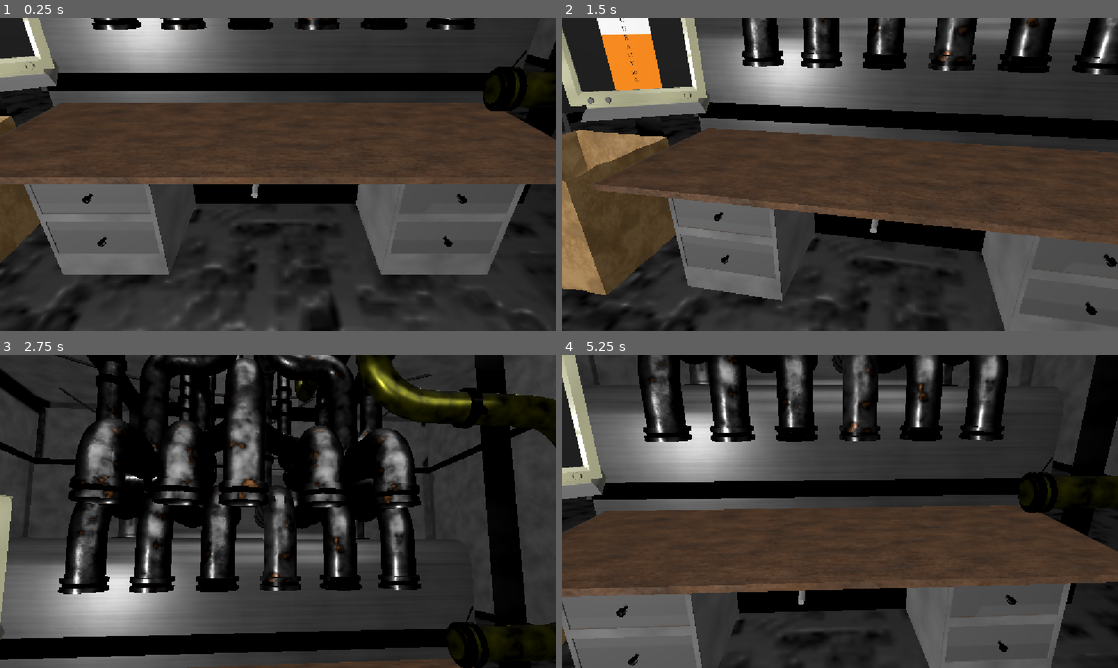
Above: before the commit, frames 1-4 (two rows, left to right).
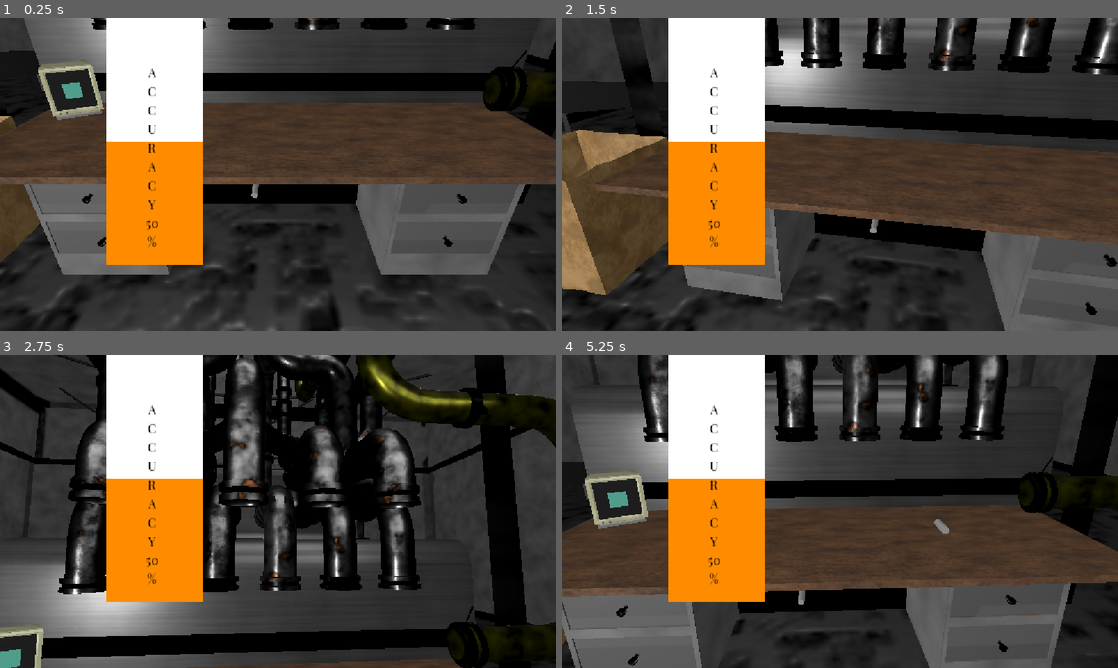
Above: after the commit, the same moments.

Repository: PortalGolem/BrackeysGameJam20262
Game: Godot game, scene res://Scenes/TableSpace.tscn
The game is run twice, just before and just after one commit, with the same random seed, the same clock (stepped at 60 frames per second) and the same inputs.
Inputs (mouse positions are in pixels of both pictures, inside the frame that each line leads up to):
- Up to frame 1 (0.25 s): no input
- Up to frame 2 (1.5 s): tap Enter at 0.5 s; move the mouse to (962, 158) at 0.52 s; hold Right (ui_right) 0.53-1.28 s; click (962, 158) at 0.6 s; tap Space at 1.25 s; move the mouse to (728, 190) at 1.27 s; hold Down (ui_down) from 1.28 s (still down); click (728, 190) at 1.35 s
- Up to frame 3 (2.75 s): tap Enter at 2 s; move the mouse to (333, 442) at 2.02 s; release Down (ui_down) at 2.03 s; hold Right (ui_right) from 2.03 s (still down); right-click (333, 442) at 2.1 s; click (333, 442) at 2.3 s
- Up to frame 4 (5.25 s): tap Space at 2.75, 4.25 s; move the mouse to (812, 574) at 2.77 s; release Right (ui_right) at 2.78 s; hold Up (ui_up) 2.78-3.53 s; click (812, 574) at 2.85 s; tap Enter at 3.5 s; move the mouse to (1006, 558) at 3.52 s; hold Left (ui_left) 3.53-5.03 s; click (1006, 558) at 3.6 s; move the mouse to (673, 464) at 4.27 s; right-click (673, 464) at 4.35 s; click (673, 464) at 4.55 s; move the mouse to (867, 511) at 5.02 s; hold Down (ui_down) from 5.03 s (still down); click (867, 511) at 5.1 s

The runs differ from the first frame. In frame 1, 16% of the frame differs, in the area x 0-37%, y 0-79%; in frame 2, 18%; in frame 3, 15%; in frame 4, 17%.

Commit message:
updated the spawner script to prep for proper item delivery

Diff:
--- a/Objects/cylender.tscn
+++ b/Objects/cylender.tscn
@@ -3,7 +3,6 @@
 [ext_resource type="Script" uid="uid://h568dl6gqtss" path="res://scripts/Items/Dropable/Cylender/cylender_contents.gd" id="1_cgexk"]
 [ext_resource type="PackedScene" uid="uid://o7yitixrj7ix" path="res://Objects/item.tscn" id="2_u2wl8"]
 [ext_resource type="PackedScene" uid="uid://to5ej5dtb3bl" path="res://Objects/dropable.tscn" id="3_u2wl8"]
-
 
 [sub_resource type="CylinderMesh" id="CylinderMesh_lxaw6"]
 top_radius = 0.296875
--- a/Objects/item.tscn
+++ b/Objects/item.tscn
@@ -1,7 +1,6 @@
 [gd_scene format=3 uid="uid://o7yitixrj7ix"]
 
 [ext_resource type="Script" uid="uid://btjao1uly6bk2" path="res://scripts/Items/item.gd" id="1_4ofof"]
-
 
 [node name="Item" type="AnimatableBody3D" unique_id=1259799028]
 sync_to_physics = false
--- a/Scenes/ArieScene.tscn
+++ b/Scenes/ArieScene.tscn
@@ -1,7 +1,6 @@
 [gd_scene format=3 uid="uid://by87c0jkdljb0"]
 
 [ext_resource type="PackedScene" uid="uid://g8c58jrtx0i3" path="res://Assets/Models/test obj/Canister.fbx" id="1_eeyem"]
-
 
 [sub_resource type="ProceduralSkyMaterial" id="ProceduralSkyMaterial_2gruq"]
 
--- a/Scenes/TableSpace.tscn
+++ b/Scenes/TableSpace.tscn
@@ -89,11 +89,15 @@
 script = ExtResource("6_lxaw6")
 
 [node name="CylenderSpawner" type="Node3D" parent="SystemManager" unique_id=969594893]
-transform = Transform3D(1, 0, 0, 0, 1, 0, 0, 0, 1, 3.9066467, 0.31634986, -1.637929)
+transform = Transform3D(1, 0, 0, 0, 1, 0, 0, 0, 1, 2.4154973, 2.094718, 0.53872323)
 script = ExtResource("4_ywnsu")
 
 [node name="Timer" type="Timer" parent="SystemManager/CylenderSpawner" unique_id=1855129281]
 wait_time = 5.0
+autostart = true
+
+[node name="Timer2" type="Timer" parent="SystemManager/CylenderSpawner" unique_id=812902109]
+wait_time = 0.5
 autostart = true
 
 [node name="Timer" type="Timer" parent="SystemManager" unique_id=825140361]
@@ -210,10 +214,10 @@
 transform = Transform3D(0.74, 0, 0, 0, 0.74, 0, 0, 0, 0.74, 0.09491587, 0.35793042, -8.315971)
 
 [node name="CRT" parent="." unique_id=1199210867 instance=ExtResource("22_v1xsh")]
-transform = Transform3D(1.5826141, 0, 0.9385802, 0, 1.84, 0, -0.9385802, 0, 1.5826141, -6.184141, 3.2772074, 0.43011588)
+transform = Transform3D(0.636486, 0, 0.37747243, 0, 0.74, 0, -0.37747243, 0, 0.636486, -4.969798, 1.9342018, -0.9051404)
 
 [node name="MeshInstance3D" type="MeshInstance3D" parent="CRT" unique_id=1901847369]
-transform = Transform3D(0.6340513, 7.1525574e-07, -1.687539e-14, 0, -5.3854997e-08, -0.6061226, -3.2782555e-07, 1.2320583, -2.6494456e-08, 0.171525, 0.61093926, 0.09205747)
+transform = Transform3D(0.6340513, 5.364418e-07, -1.2434498e-14, 0, -5.3854997e-08, -0.6061226, -1.4901161e-07, 1.2320583, -2.649445e-08, 0.171525, 0.5740874, 0.09205747)
 mesh = SubResource("PlaneMesh_3slyq")
 
 [node name="Electrical_Box" parent="." unique_id=52782056 instance=ExtResource("23_jm2s4")]
@@ -256,13 +260,35 @@
 disable_3d = true
 transparent_bg = true
 
-[node name="AccuracyMeter" parent="SubViewport" unique_id=1817966563 instance=ExtResource("30_dyeg5")]
-accuracy_percent = 20.0
+[node name="Control" type="Control" parent="SubViewport" unique_id=1084050503]
+layout_mode = 3
+anchors_preset = 15
+anchor_right = 1.0
+anchor_bottom = 1.0
+grow_horizontal = 2
+grow_vertical = 2
+
+[node name="CenterContainer" type="CenterContainer" parent="SubViewport/Control" unique_id=1799107017]
+layout_mode = 1
+anchors_preset = 15
+anchor_right = 1.0
+anchor_bottom = 1.0
+grow_horizontal = 2
+grow_vertical = 2
+
+[node name="ColorRect" type="ColorRect" parent="SubViewport/Control/CenterContainer" unique_id=994402417]
+custom_minimum_size = Vector2(200, 200)
+layout_mode = 2
+color = Color(0.31873888, 0.6543046, 0.5801795, 1)
 
 [node name="TableDesk" parent="." unique_id=1343893694 instance=ExtResource("29_cd4vf")]
 transform = Transform3D(0.7399998, 0, 8.940697e-07, 0, 0.74, 0, -8.940697e-07, 0, 0.7399998, -0.061618328, 0.23818827, -8.252304)
 
+[node name="AccuracyMeter" parent="." unique_id=1817966563 instance=ExtResource("30_dyeg5")]
+accuracy_percent = 20.0
+
 [connection signal="timeout" from="SystemManager/CylenderSpawner/Timer" to="SystemManager/CylenderSpawner" method="_on_timer_timeout"]
+[connection signal="timeout" from="SystemManager/CylenderSpawner/Timer2" to="SystemManager/CylenderSpawner" method="_on_timer_2_timeout"]
 [connection signal="timeout" from="SystemManager/Timer" to="SystemManager" method="_on_timer_timeout"]
 [connection signal="submitItem" from="Pipes/Pipe1/Ventricle" to="SystemManager" method="_ventricle_return_function"]
 [connection signal="submitItem" from="Pipes/Pipe2/Ventricle" to="SystemManager" method="_ventricle_return_function"]
--- a/scripts/Items/Dropable/Cylender/cylender_spawner.gd
+++ b/scripts/Items/Dropable/Cylender/cylender_spawner.gd
@@ -1,9 +1,15 @@
 extends Node3D
 
-@export var noteQueue = []
+var noteQueue = []
+@export var noteSize := .5
+@export var maxNotes := 5
+@export var extraNotesPosition := Vector3.UP * 500
 
 var Cylender = preload("res://Objects/cylender.tscn")
 var Note = preload("res://Objects/note.tscn")
+
+var stashedNotes = [null, null, null, null, null]
+var hiddenStashedNotes := []
 
 #func _ready():
 	#printNote("Hello Frank!", "pink")
@@ -21,9 +27,41 @@
 		var note = Note.instantiate()
 		container.add_sibling(note)
 		container.contents = note
-		container.position = position
+		var positionToPlace := position
+		var foundSlot := false
+		for n in stashedNotes.size():
+			if stashedNotes[n] == null:
+				foundSlot = true
+				print(n)
+				positionToPlace = position + (Vector3.LEFT * (n * noteSize))
+				stashedNotes[n] = container
+				container.get_child(0).pickUpItem.connect(_pick_up_item)
+				break
+		if not foundSlot:
+			positionToPlace = extraNotesPosition
+			hiddenStashedNotes.append(container)
+		container.position = positionToPlace
 		note.text = noteQueue[0]["Text"]
 		note.color = noteQueue[0]["Color"]
 		note.visible = false
 		note.process_mode = Node.PROCESS_MODE_INHERIT
 		noteQueue.remove_at(0)
+
+
+func _on_timer_2_timeout() -> void:
+	if hiddenStashedNotes.size() == 0:
+		return
+	var positionToPlace := position
+	for n in stashedNotes.size():
+		if stashedNotes[n] == null:
+			stashedNotes[n] = hiddenStashedNotes[0]
+			positionToPlace = position + (Vector3.LEFT * (n * noteSize))
+			hiddenStashedNotes[0].get_child(0).pickUpItem.connect(_pick_up_item)
+			hiddenStashedNotes[0].position = positionToPlace
+			hiddenStashedNotes.remove_at(0)
+			break
+
+func _pick_up_item(item:Item) -> void:
+	print("Removed note from queue")
+	stashedNotes[stashedNotes.find(item.get_parent())] = null
+	item.disconnect("pickUpItem", _pick_up_item)
--- a/scripts/Items/item.gd
+++ b/scripts/Items/item.gd
@@ -22,6 +22,8 @@
 var isFirstGrab := true
 var actualAngleAdjustment
 var usedBackboard := false
+
+signal pickUpItem(item:Item)
 
 func _input(event):
 	# Mouse in viewport coordinates.
@@ -64,6 +66,7 @@
 		if isFirstGrab:
 			positionFlat = Vector2(global_position.x, global_position.z)
 			trueYpos = global_position.y
+			pickUpItem.emit(self)
 			isFirstGrab = false
 	if Input.is_action_just_pressed("m_right") and itemTouched:
 		if grabbed:
--- a/scripts/Managers/system_manager.gd
+++ b/scripts/Managers/system_manager.gd
@@ -127,7 +127,7 @@
 		people[origin]["SentNotes"].append({"Text" = text, "Target" = target})
 
 func _ventricle_return_function(object:Node3D, ventricle:int):
-	var parent = object.get_parent()
+	var parent = object.get_parent().get_parent()
 	if parent is CylenderContents and parent.hasContents:
 		handleNotes(parent.contents, false)
 	if parent is Note:
